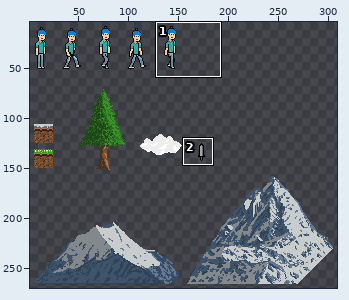
Two versions of one sprite sheet, prima_endaufgabe_grether_benedikt/Assets/Sprite/allSprites.png. The first picture is a wide view before the edit; the outline marks the close-up.
Close-up. Before the edit:
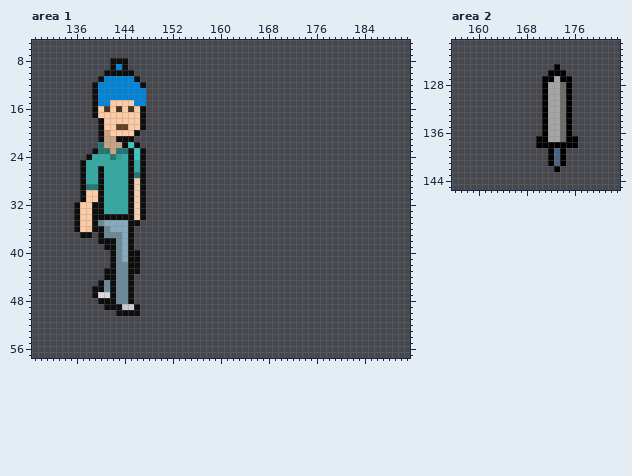
The file is 327x279 pixels. Pixels under 10% opacity are left out. Colours within 5 levels of each other are drawn and written as one. Shown: area 1: x 129..191, y 5..57; area 2: x 156..183, y 121..145. The wide view leaves out empty margins. The commit also changed other parts of the picture, which this record leaves out.
After:
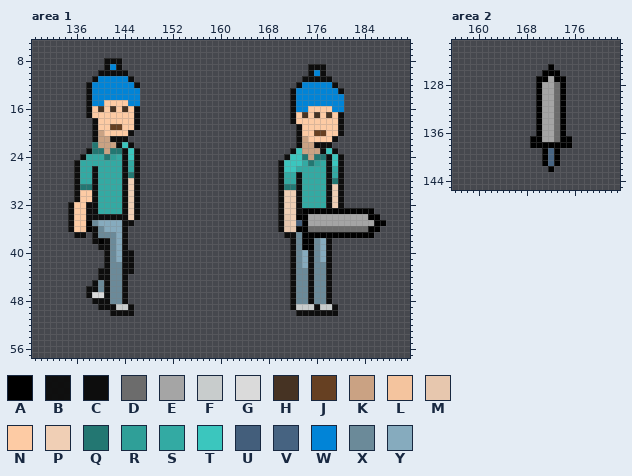
Palette (. is transparent): A #000000  B #0d0d0df4  C #0d0d0d  D #6c6c6c  E #a5a5a5  F #c8cccc  G #dadada  H #463323  J #664022  K #caa283  L #f4c49e  M #e7c7ae  N #fdcba4  P #f0cfb5  Q #237772  R #2f9f98  S #33aaa3  T #3bc6be  U #435e7b  V #466381  W #0184d7  X #6b8a99  Y #86abbe
What changed:
Changed rows in their new state; - is an unchanged pixel.
Area 1:
first column x 135:
 8 ------C--.-------------------------------------------
 9 ------CWC.------------------------------CCC----------
10 -----C----.-----------------------------CWC----------
11 ----CW----C.---------------------------CCCCC---------
12 ---CW------C.-------------------------CWWWWWC--------
13 ---CW-------.------------------------CWWWWWWWC-------
14 ---CW-------.------------------------CWWWWWWWW-------
15 ---CW-N---W-.------------------------CWWWWWWWW-------
16 ---CNHNHNHNC.------------------------CWWNNNNWW-------
17 ---CN------C.------------------------CNHNHNHNC-------
18 ----CN-----C.------------------------CNNNNNNNC-------
19 ----CN-J-N-C.-------------------------CNNNNNNC-------
20 ----CKN---C.--------------------------CNNJJNNC-------
21 ----CK-C--.---------------------------CKNNNNC--------
22 ----QK--CTC.--------------------------CKKCCC---------
23 ---CQ-KQ-CTC.------------------------CTKKKCTC--------
24 --CS--QRSCTC.-----------------------CTTQKQQCTC-------
25 -CS------CSC.----------------------CTTTSQRSCTC-------
26 -CS-CS---CSC.----------------------CTTSSSSSCSC-------
27 -CS-CS---CQC.----------------------CSSCSSSSCSC-------
28 -CS-CS---CPC.----------------------CSSCSSSSCQC-------
29 -CQ-CS---CPC.----------------------CQQCSSSSCPC-------
30 -CN-CS---CPC.----------------------CPPCSSSSCPC-------
31 -CN-CS---CPC.----------------------CPPCSSSSCPC-------
32 CN-C-S---CPC.----------------------CPPCSSSSCPC-------
33 CN-C-S---CPC.----------------------CPPCAAAAAAAAAAAA--
34 CN-C------PC.----------------------CMPAAEEEEEEEEEEAA-
35 CN-AXY---C-.-----------------------CMPUAEEEEEEEEEEEAA
36 CNLACXY--C.------------------------CMMAADDDDDDDDDDAA-
37 -C-.CX--YC.-------------------------CCXAAAAAAAAAAAA--
38 ----CA-XYC.--------------------------CXAAXYC---------
39 -----C-XYC.--------------------------CXAAXYC---------
40 ------CXYC-.-------------------------CXYCXYC---------
41 ------CXYC-.-------------------------CXYCXYC---------
42 ------CX-C-.-------------------------CXYCXXC---------
43 -----C-X-C-.-------------------------CXXCXXC---------
44 -----C-X-C.--------------------------CXXCXXC---------
45 ----CXCX-C.--------------------------CXXCXXC---------
46 ---C-XCX-C.--------------------------CXXCXXC---------
47 ---CG-CX-C.--------------------------CXXCXXC---------
48 ----C--X-C.--------------------------CXXCXXC---------
49 -----C--F-C.-------------------------CFFFCFFC--------
50 -------C---.--------------------------CCCCCCC--------
Area 2:
first column x 169:
125 ---A.---
126 --A--.--
127 -A-EA-.-
128 -AE-DA.-
129 -AE-DA.-
130 -AE-DA.-
131 -AE-DA.-
132 -AE-DA.-
133 -AE-DA.-
134 -AE-DA.-
135 -AE-DA.-
136 -AE-DA.-
137 A-E-DA-.
138 A------.
139 --AVA.--
140 --AVA.--
141 --AVA.--
142 ---A.---
